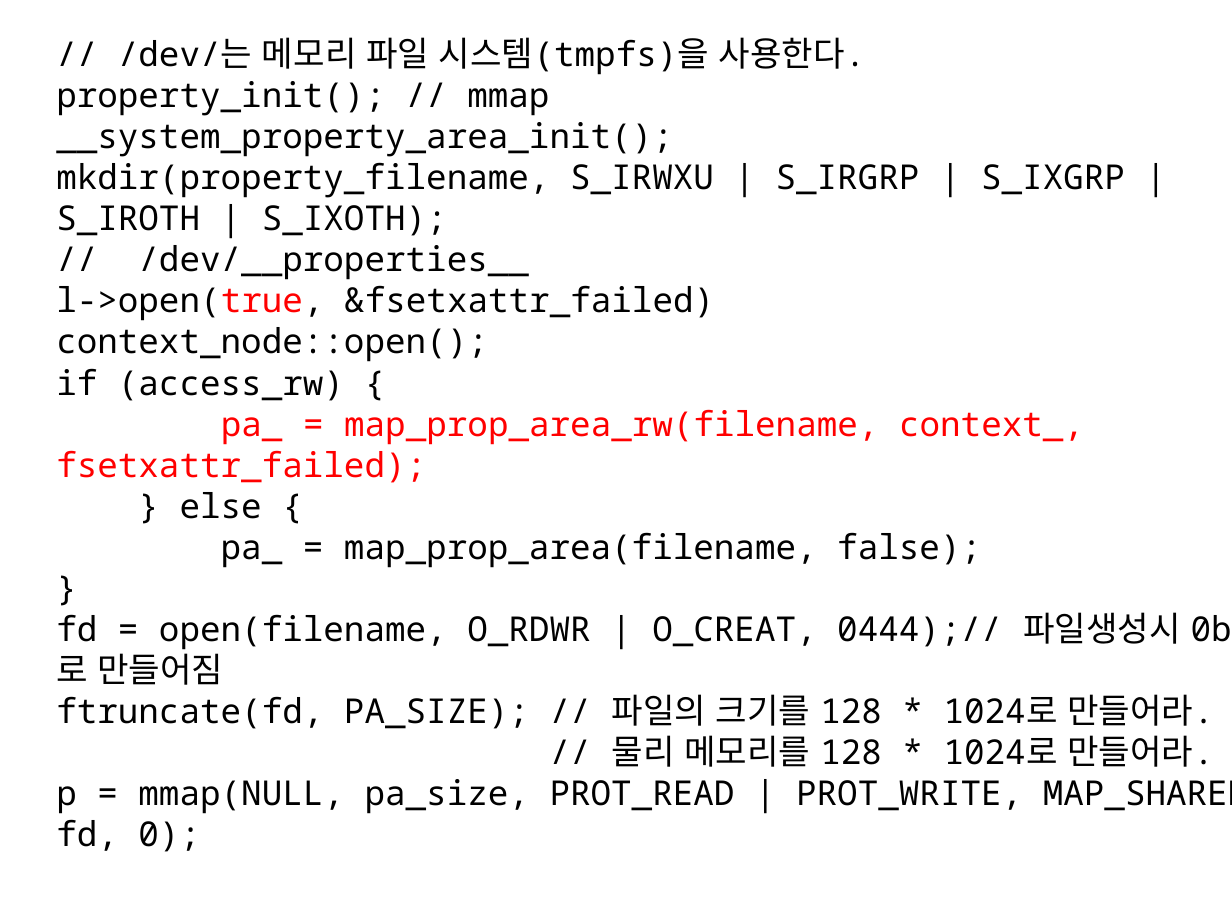
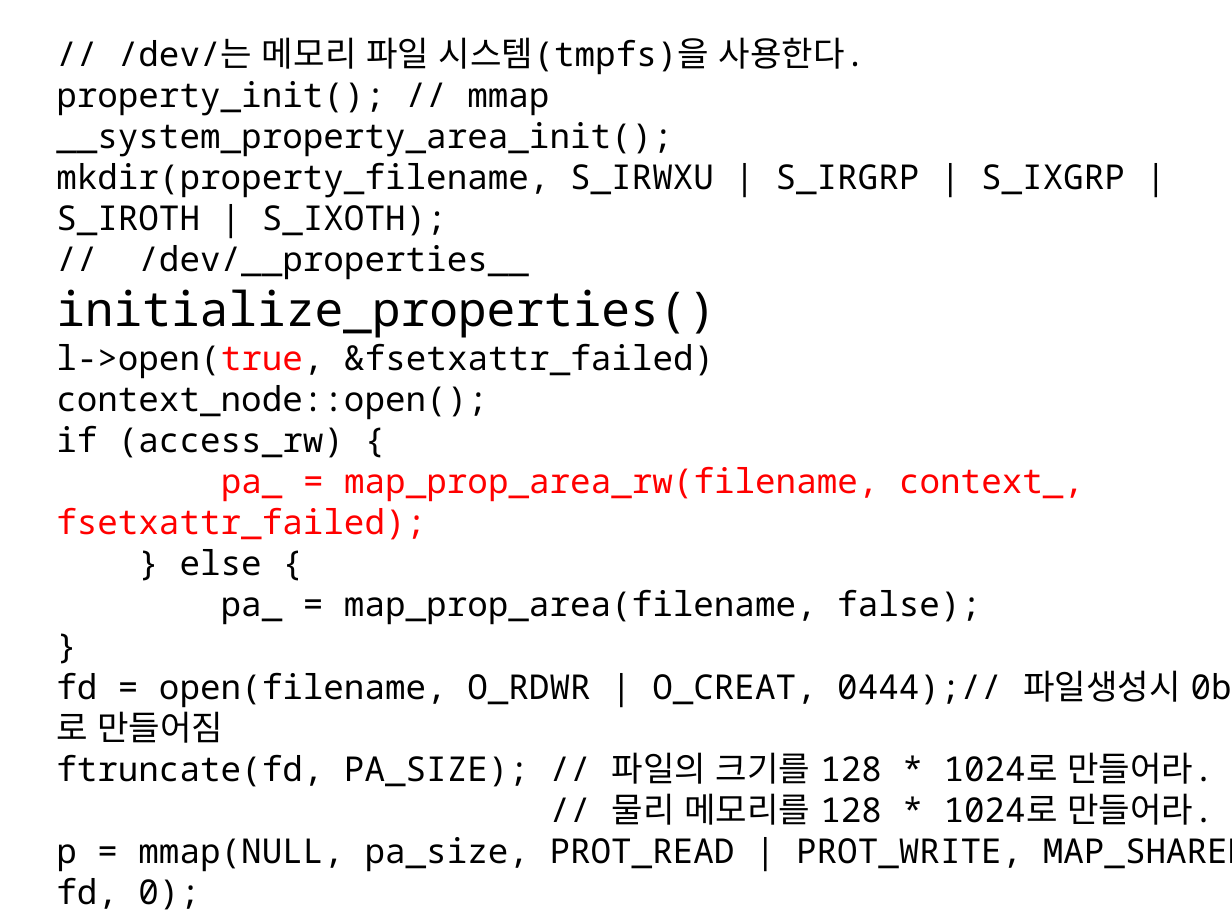
Before and after one commit to imguru-mooc/android-kernel, a slide deck: slide 14 of 04_day.pptx. Drawn at 1232x924 pixels with LibreOffice and Linux fonts; fonts in the diff are those of the drawing. Boxes give left, top, right and bottom in pixels: in the first picture for what was removed or moved away, otherwise in the second. Text is boxed around its words. In the diff, an @@ line names an element or a change of style, - is before the commit and + after.

```diff
--- a/04_day.pptx
+++ b/04_day.pptx
@@ text at bbox=[56, 289, 716, 338]: paragraph added @@
+initialize_properties()
```
Also in this commit, not shown: 1 other slide changed, 6 slides added, 2 other files.
